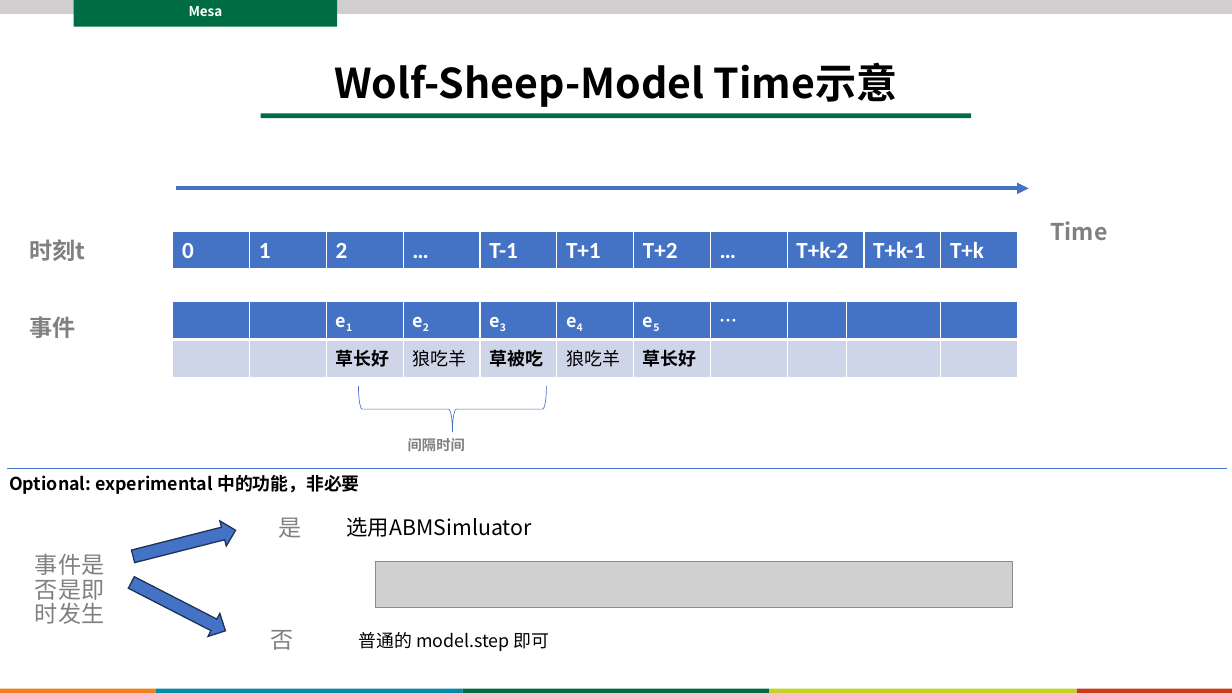
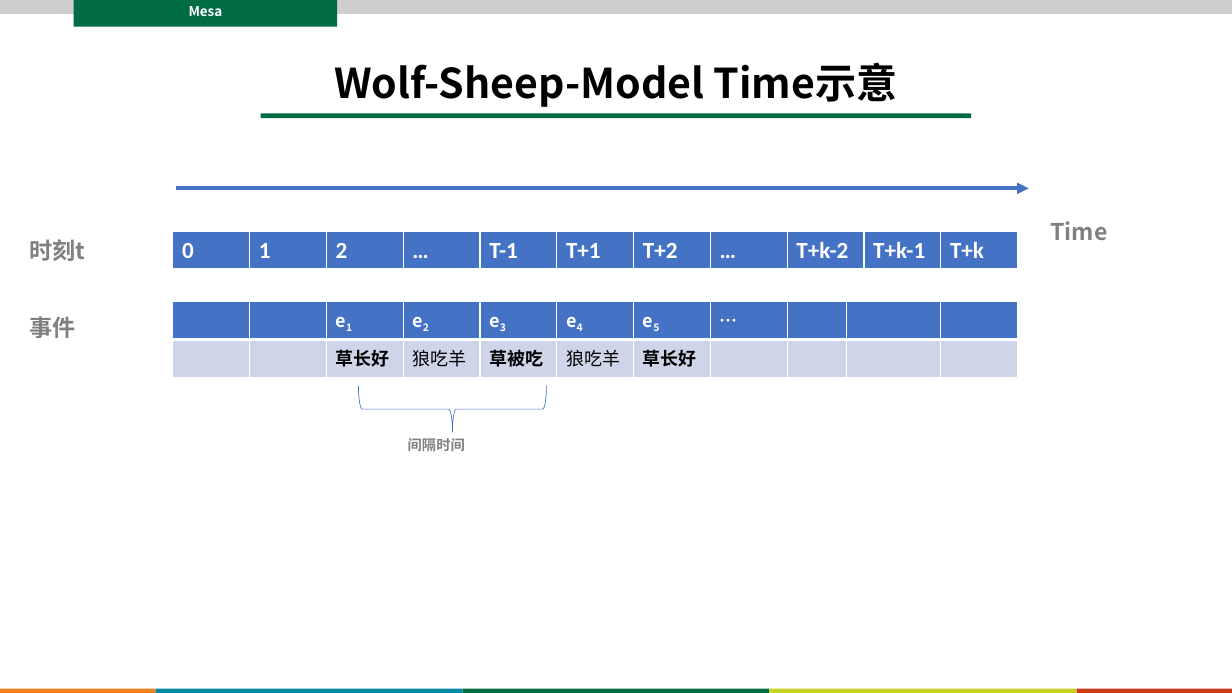
Before and after one commit to abmind-community/course-2025, a slide deck: slide 11 of lectures/lec01/lec01_1314_mesa_exercises.pptx (slide 9 before the commit). Drawn at 1232x693 pixels with LibreOffice and Linux fonts; fonts in the diff are those of the drawing; grey boxes stand for pictures. Boxes give left, top, right and bottom in pixels: in the first picture for what was removed or moved away, otherwise in the second. Text is boxed around its words. In the diff, an @@ line names an element or a change of style, - is before the commit and + after.

Commit message:
revision/more detailed homework and simple wolf-sheep model after finishing homework by myself

```diff
--- a/lectures/lec01/lec01_1314_mesa_exercises.pptx
+++ b/lectures/lec01/lec01_1314_mesa_exercises.pptx
@@ line removed from (6, 468) to (1226, 468) @@
@@ text removed at (9,475,360,494) @@
-Optional: experimental 中的功能，非必要
@@ text removed at (346,517,531,537) @@
-选用ABMSimluator
@@ group removed at (35,517,1013,650): 3 texts, 2 up arrows, 1 picture @@
-事件是否是即时发生
-是
-否
@@ text removed at (358,632,550,651) @@
-普通的 model.step 即可
```
Also in this commit, not shown: 5 other slides changed, 1 slide added, 3 other files.
